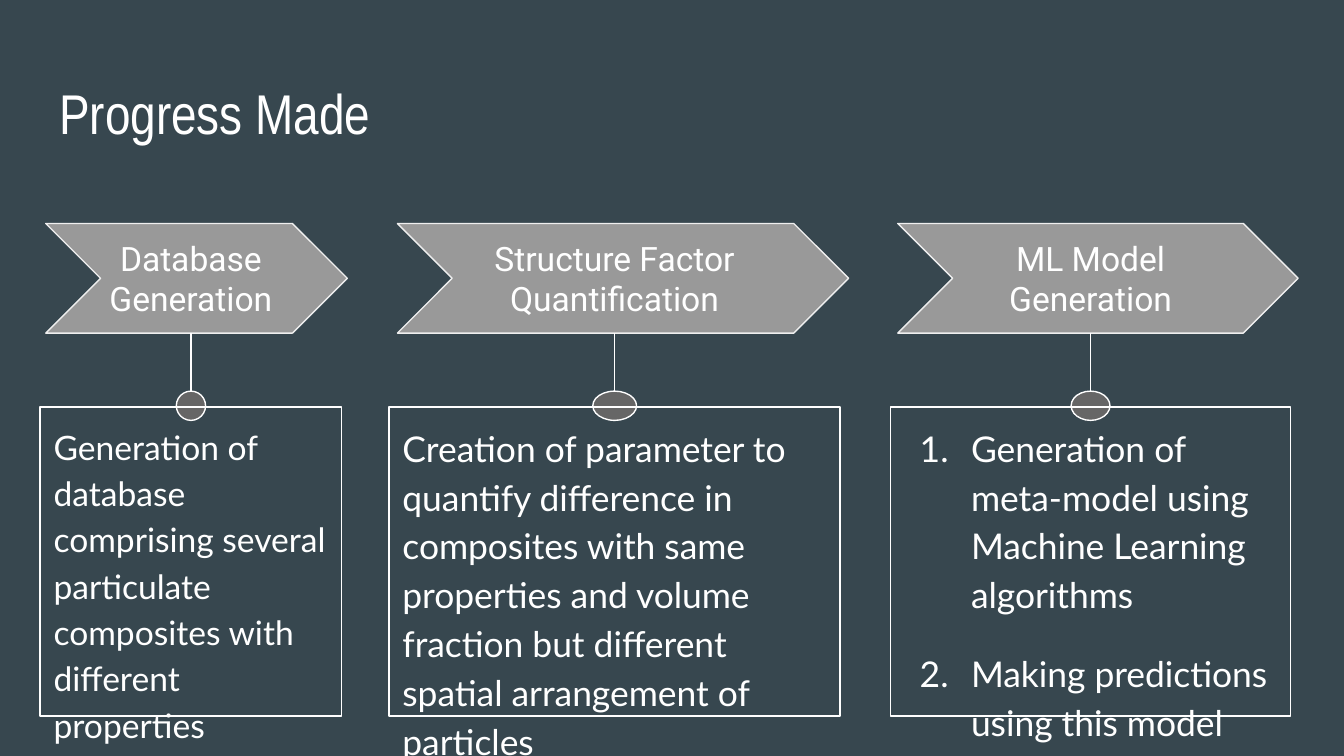
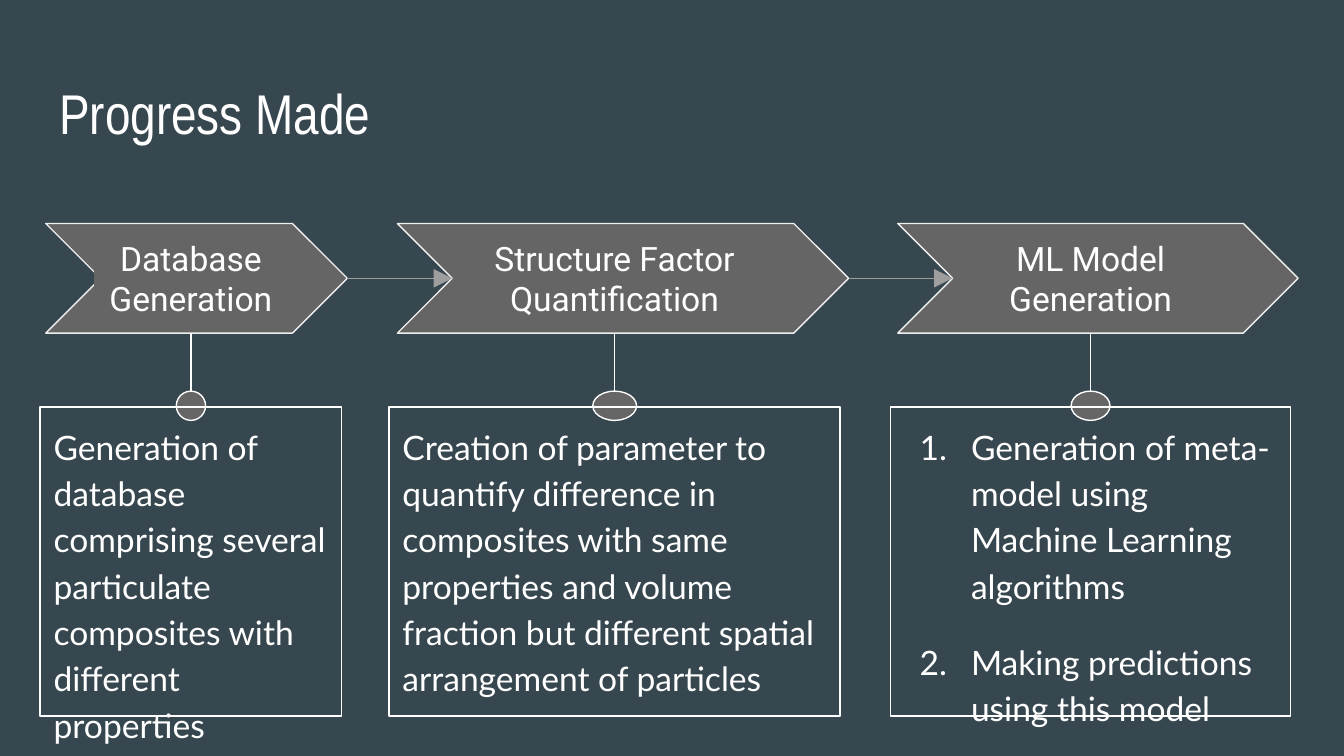
Before and after one commit to ranamihir/btp, a slide deck: slide 10 of End-Term Presentation (4-1).pptx. Drawn at 1344x756 pixels with LibreOffice and Linux fonts; fonts in the diff are those of the drawing. Boxes give left, top, right and bottom in pixels: in the first picture for what was removed or moved away, otherwise in the second. Text is boxed around its words. In the diff, an @@ line names an element or a change of style, - is before the commit and + after.

```diff
--- a/End-Term Presentation (4-1).pptx
+++ b/End-Term Presentation (4-1).pptx
@@ fill #999999 to #656565 in 3 elements at (x1=46, y1=223, x2=347, y2=333), (x1=398, y1=223, x2=849, y2=333), (x1=898, y1=223, x2=1298, y2=333) @@
@@ arrow added from (347, 278) to (453, 278), #9E9E9E 0.75 pt @@
@@ arrow added from (848, 278) to (953, 278), #9E9E9E 0.75 pt @@
@@ rectangle "Creation of parameter to quantify ..." at (x1=390, y1=407, x2=841, y2=716): size 19 to 18 pt @@
@@ rectangle "Generation of meta-model using Machine ..." at (x1=891, y1=407, x2=1292, y2=716): size 19 to 18 pt @@
```
Also in this commit, not shown: 7 other slides changed, 3 slides added, 1 slide removed, 3 other files.
